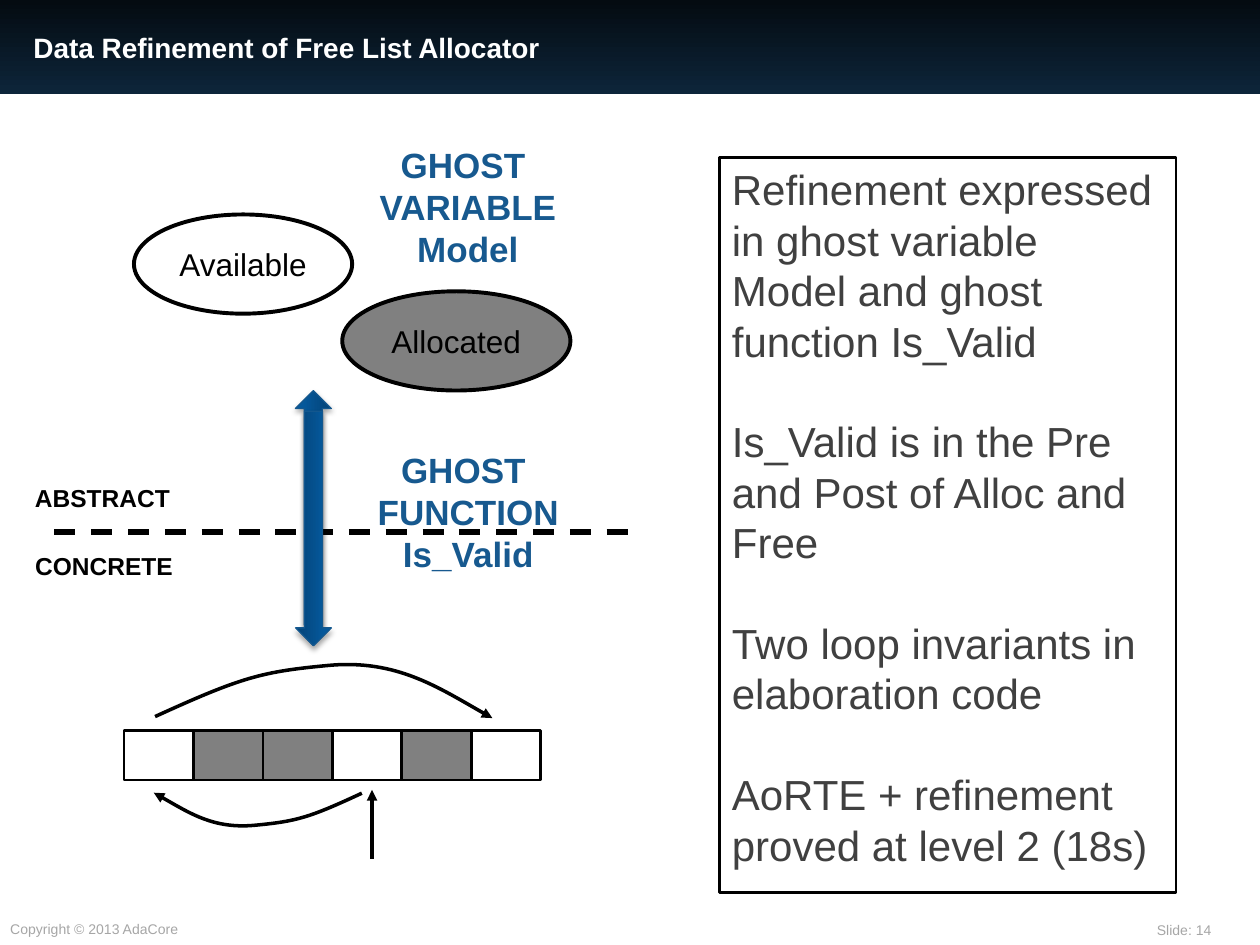
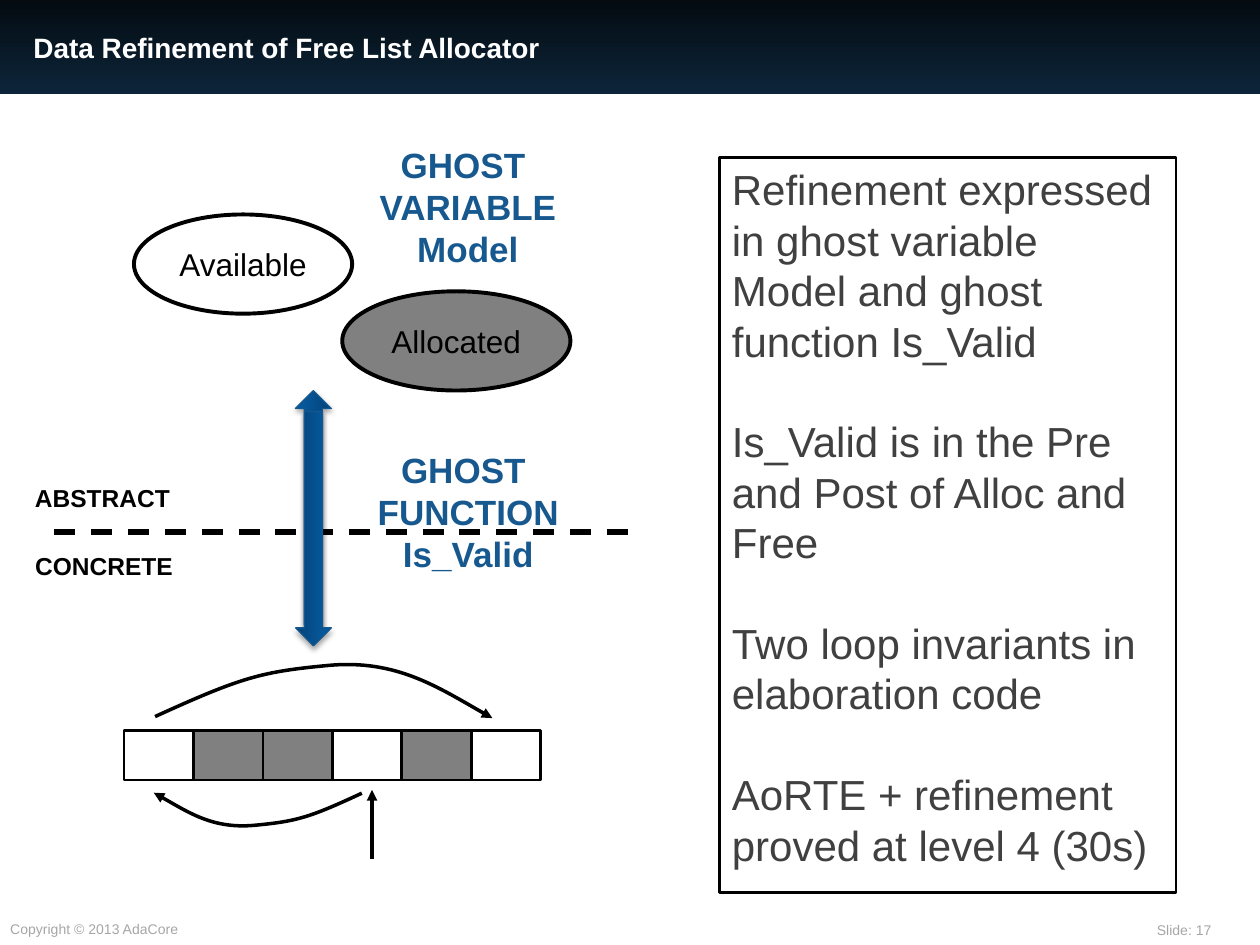
Before and after one commit to AdaCore/spark2014, a slide deck: slide 17 of slides/RSSRail_2016/SPARK.pptx (slide 14 before the commit). Drawn at 1260x945 pixels with LibreOffice and Linux fonts; fonts in the diff are those of the drawing. Boxes give left, top, right and bottom in pixels: in the first picture for what was removed or moved away, otherwise in the second. Text is boxed around its words. In the diff, an @@ line names an element or a change of style, - is before the commit and + after.

```diff
--- a/slides/RSSRail_2016/SPARK.pptx
+++ b/slides/RSSRail_2016/SPARK.pptx
@@ text at bbox=[732, 779, 1148, 869]: text changed @@
-AoRTE + refinement proved at level 2 (18s)
+AoRTE + refinement proved at level 4 (30s)
@@ page number at bbox=[1157, 925, 1212, 935]: text changed @@
-Slide: 14
+Slide: 17
```
Also in this commit, not shown: 6 other slides changed, 4 slides added.
